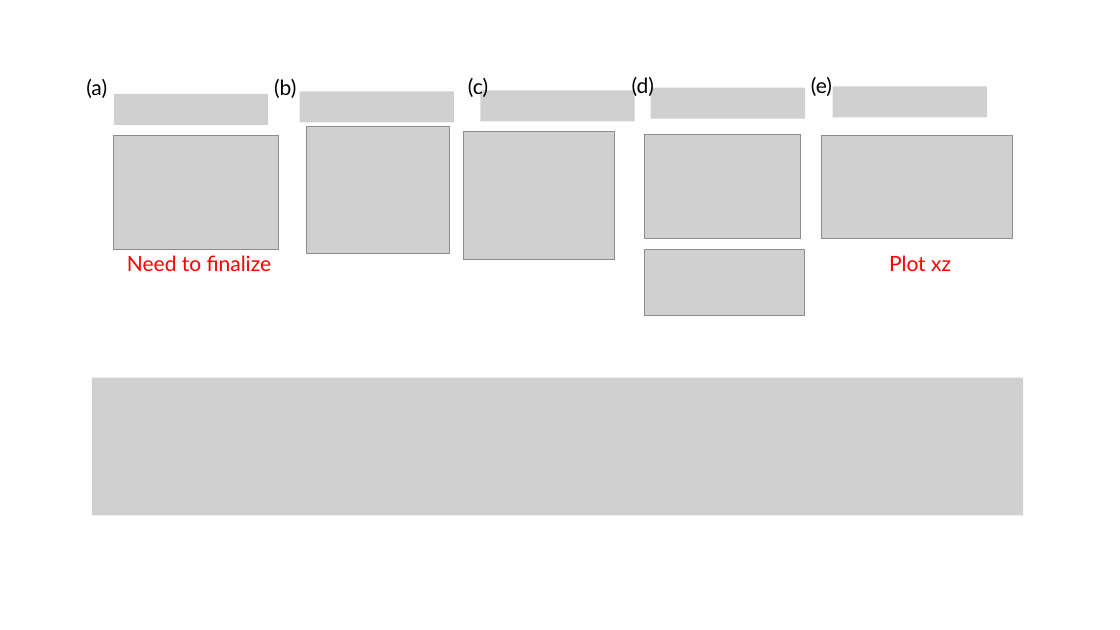
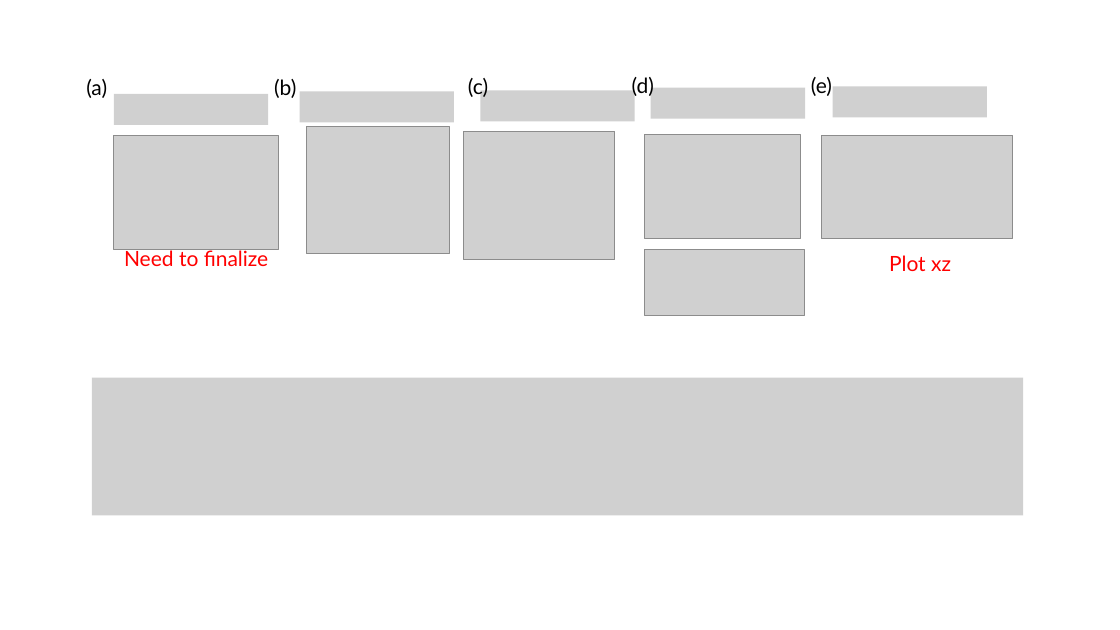
Before and after one commit to tyokokur/presentations, a slide deck: slide 3 of SYSG3_paper.pptx. Drawn at 1120x630 pixels with LibreOffice and Linux fonts; fonts in the diff are those of the drawing; grey boxes stand for pictures. Boxes give left, top, right and bottom in pixels: in the first picture for what was removed or moved away, otherwise in the second. Text is boxed around its words. In the diff, an @@ line names an element or a change of style, - is before the commit and + after.

Commit message:
autocommit

```diff
--- a/SYSG3_paper.pptx
+++ b/SYSG3_paper.pptx
@@ text "Need to finalize": place and size @@
-text "Need to finalize" at bbox=[127, 255, 272, 271]
+text "Need to finalize" at bbox=[124, 247, 269, 266]
```
